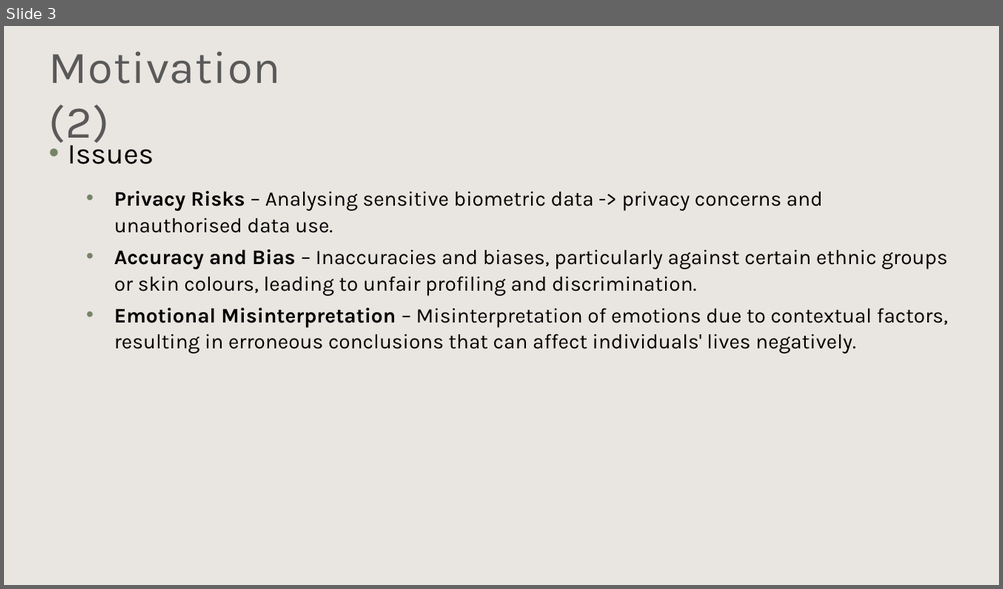
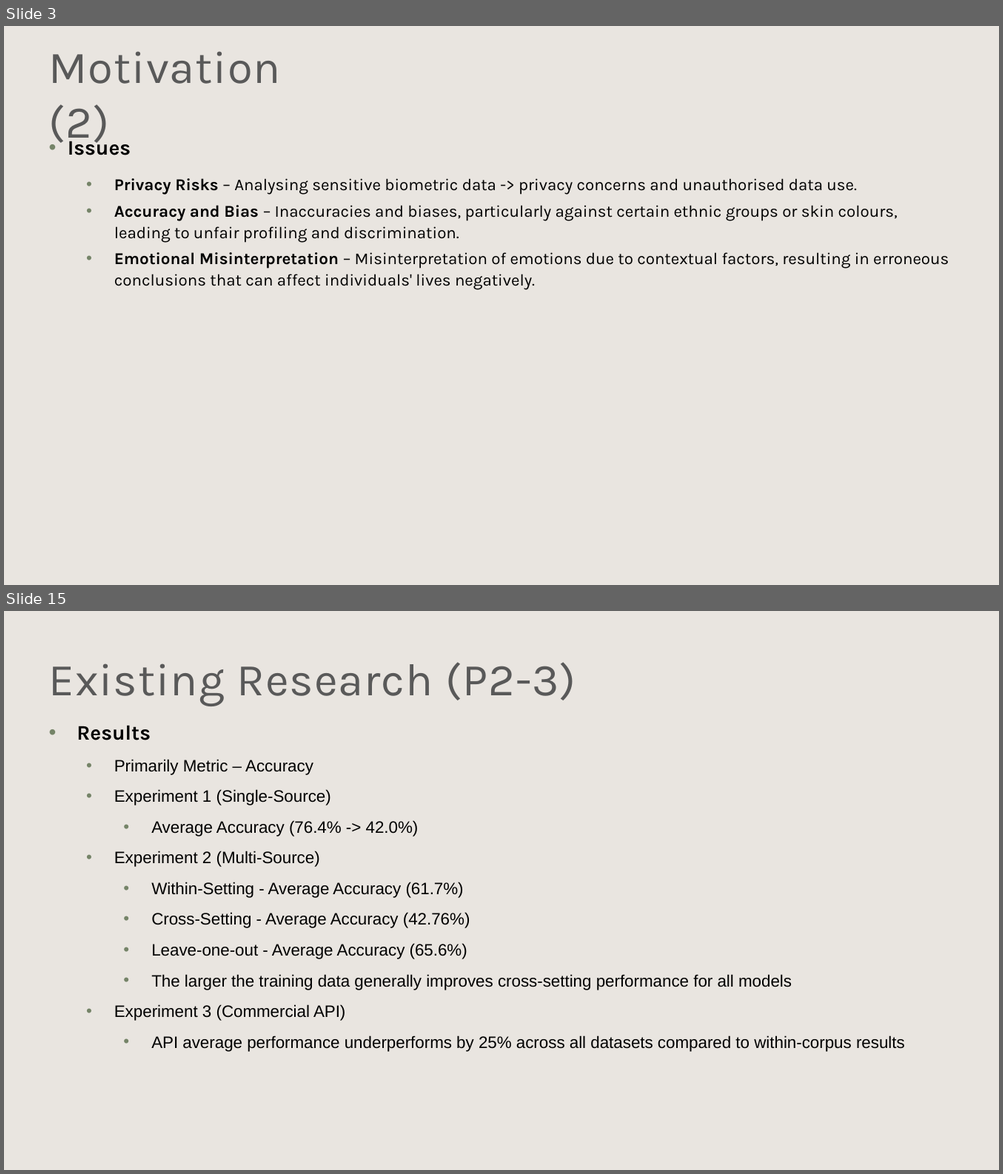
Before and after one commit to Jer0me123/Deep-Learning-For-Computer-Vision, a slide deck: ICS5118 - Facial Emotion Detection.pptx. Shown one above the other, each under a label of ours: slide 3 before the commit, slides 3 and 15 after it; the slides between them are not shown. The pictures are 1003x589 and 1003x1174 pixels, drawn with LibreOffice and Linux fonts; fonts in the diff are those of the drawing; background and template pictures are left out. Boxes give left, top, right and bottom in pixels: in the first picture for what was removed or moved away, otherwise in the second. Text is boxed around its words. In the diff, an @@ line names an element or a change of style, - is before the commit and + after.

```diff
--- a/ICS5118 - Facial Emotion Detection.pptx
+++ b/ICS5118 - Facial Emotion Detection.pptx
@@ slide 15 added at (4, 611, 999, 1170), background #FFFFFF; not listed: 1 template element that a slide beside it also shows @@
@@ text added at (49, 662, 575, 706), 44 pt, text #595959 @@
+Existing Research (P2-3)
@@ text added at (77, 725, 905, 1052), 16 pt, text #000000 @@
+• Results
+  • Primarily Metric – Accuracy
+  • Experiment 1 (Single-Source)
+    • Average Accuracy (76.4% -> 42.0%)
+  • Experiment 2 (Multi-Source)
+    • Within-Setting - Average Accuracy (61.7%)
+    • Cross-Setting - Average Accuracy (42.76%)
+    • Leave-one-out - Average Accuracy (65.6%)
+    • The larger the training data generally improves cross-setting performance for all models
+  • Experiment 3 (Commercial API)
+    • API average performance underperforms by 25% across all datasets compared to within-corpus results
@@ slide 3 changed as well @@
@@ text "Issues" at (68, 136, 948, 290): size 28 to 20 pt, bold on in "Issues"; size 20 to 16 pt @@
```
Also in this commit, not shown: 1 other slide changed, 13 other slides added, 7 other files.
